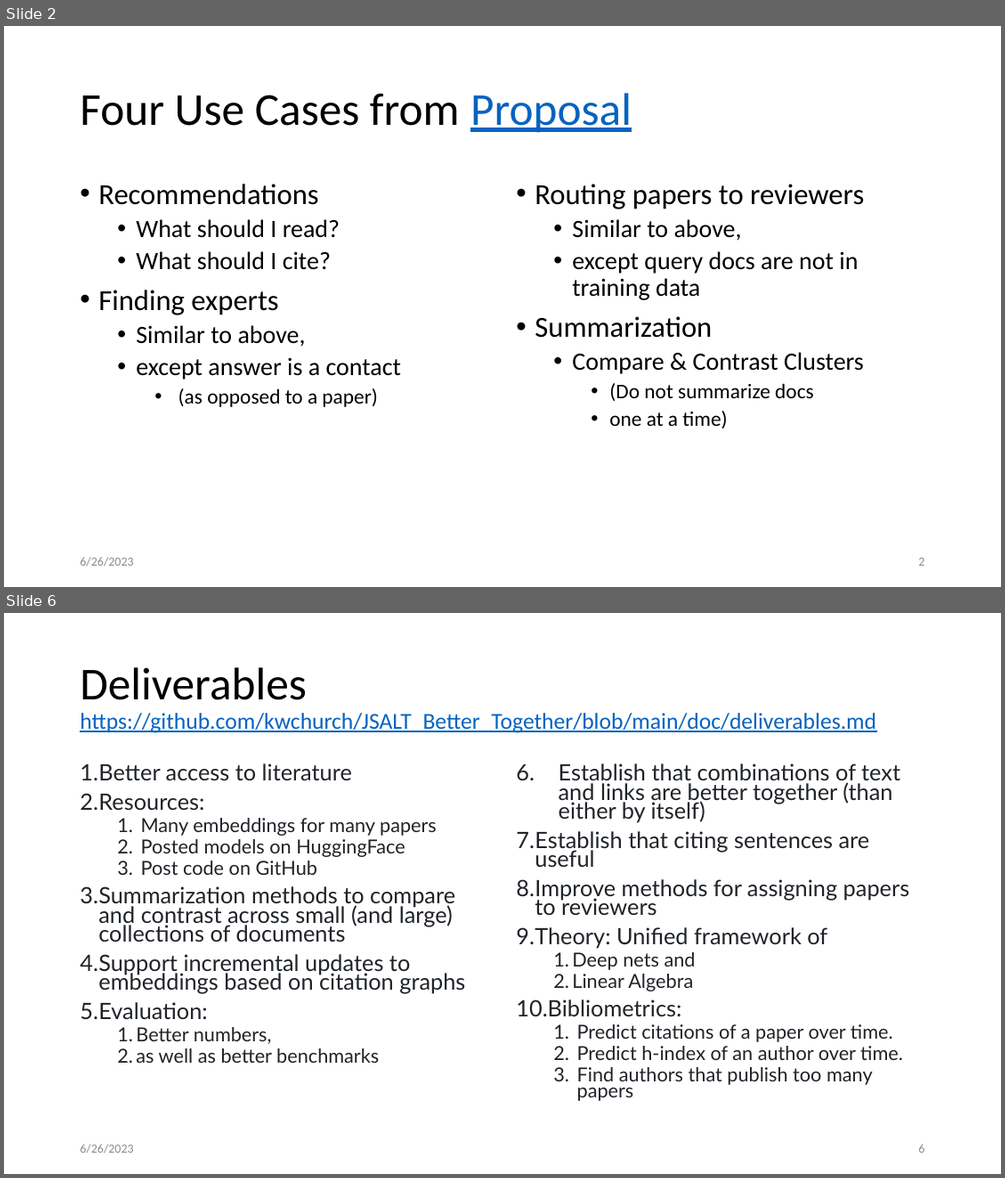
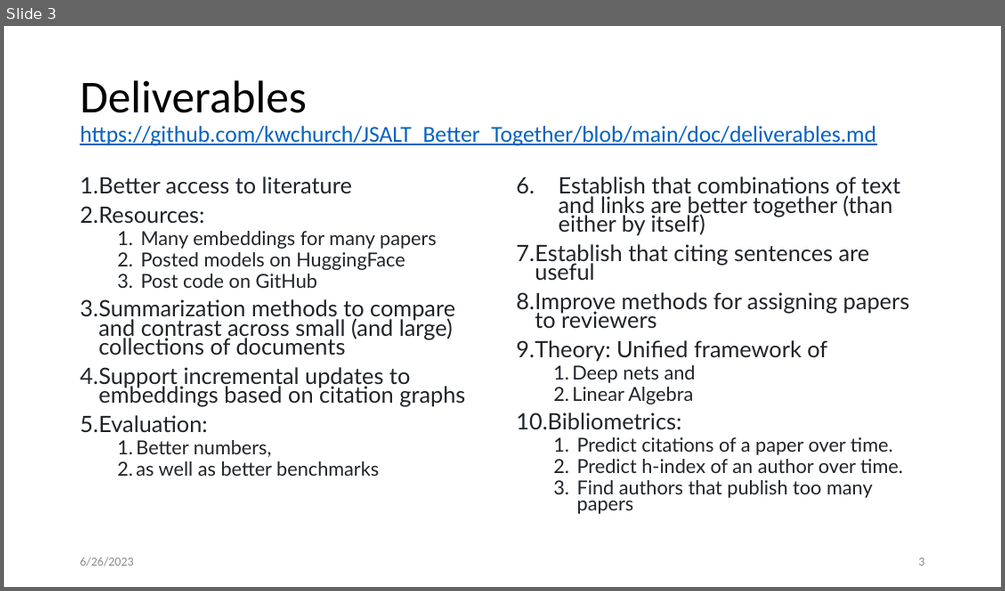
Before and after one commit to kwchurch/JSALT_Better_Together, a slide deck: slides/checkpoints/June30/kwc_June30_checkpoint.pptx. Shown one above the other, each under a label of ours: slides 2 and 6 before the commit, slide 3 after it; the slides between them are not shown. The pictures are 1005x1178 and 1005x591 pixels, drawn with LibreOffice and Linux fonts; fonts in the diff are those of the drawing. Boxes give left, top, right and bottom in pixels: in the first picture for what was removed or moved away, otherwise in the second. Text is boxed around its words. In the diff, an @@ line names an element or a change of style, - is before the commit and + after.

```diff
--- a/slides/checkpoints/June30/kwc_June30_checkpoint.pptx
+++ b/slides/checkpoints/June30/kwc_June30_checkpoint.pptx
@@ slide 2 removed at (4, 26, 1001, 587), background #FFFFFF @@
@@ title removed at (80, 93, 631, 133) @@
-Four Use Cases from Proposal
@@ text removed at (98, 184, 401, 407) @@
-• Recommendations
-  • What should I read?
-  • What should I cite?
-• Finding experts
-  • Similar to above,
-  • except answer is a contact
-    • (as opposed to a paper)
@@ text removed at (534, 184, 864, 428) @@
-• Routing papers to reviewers
-  • Similar to above,
-  • except query docs are not in training data
-• Summarization
-  • Compare & Contrast Clusters
-    • (Do not summarize docs
-    • one at a time)
@@ text removed at (80, 556, 133, 566) @@
-6/26/2023
@@ page number removed at (918, 557, 924, 565) @@
-2
@@ what was slide 6 is now slide 3 @@
@@ page number at (918, 557, 924, 565): text changed @@
-6
+3
```
Also in this commit, not shown: 2 slides changed, 2 other slides removed, 1 other file.
